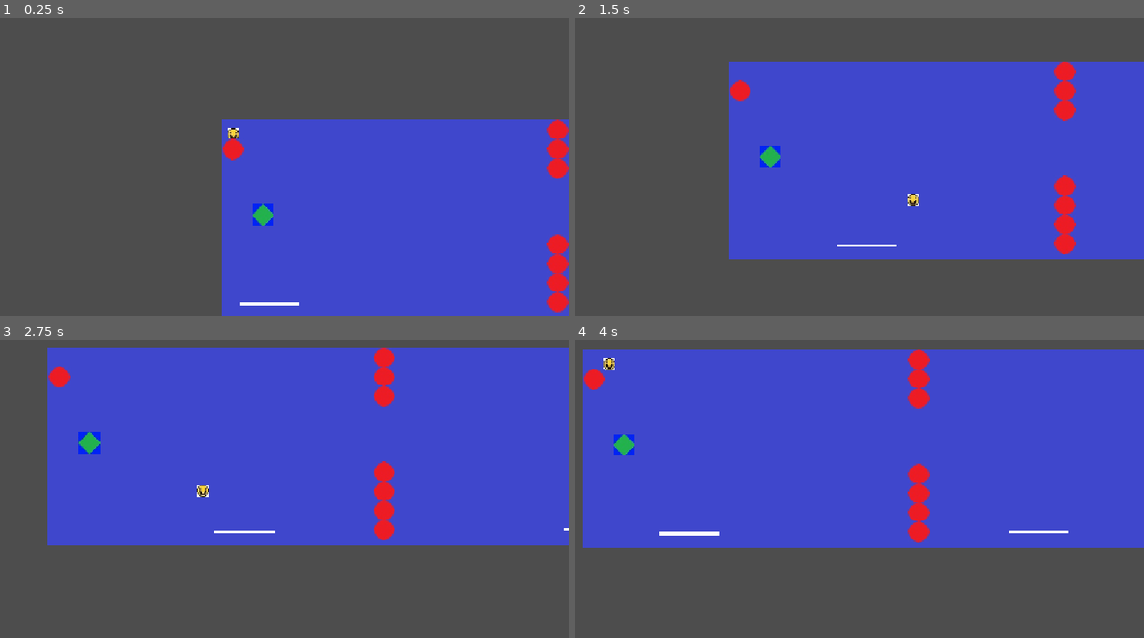
Above: before the commit, frames 1-4 (two rows, left to right).
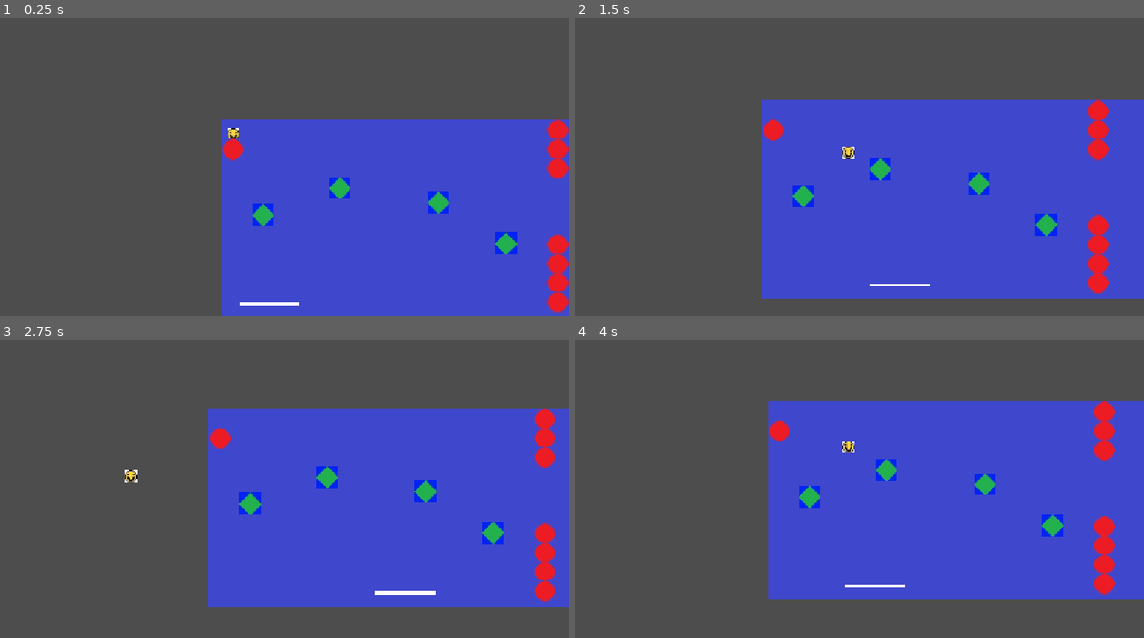
Above: after the commit, the same moments.

Repository: isobel-p/haven
Game: Godot game, scene res://game.tscn
Same seed, same stepped clock (60 frames per second), same inputs: the game is played once before the commit and once after it.
Inputs:
- Up to frame 1 (0.25 s): no input
- Up to frame 2 (1.5 s): hold Right (right) from 0.53 s (still down); tap Up (jump) at 0.77 s
- Up to frame 3 (2.75 s): tap Up (jump) at 1.52 s; release Right (right) at 2.03 s; hold Left (left) from 2.03 s (still down)
- Up to frame 4 (4 s): release Left (left) at 2.78 s; hold Right (right) from 2.78 s (still down); tap Up (jump) at 3.02, 3.77 s

The runs differ from the first frame. In frame 1, 0.8% of the frame differs, in the area x 57-91%, y 53-80%; in frame 2, 25%; in frame 3, 48%, in the area x 8-100%, y 2-90%; in frame 4, 48%.

Commit message:
More Spikes

Diff:
--- a/game.tscn
+++ b/game.tscn
@@ -46,6 +46,27 @@
 [node name="Spike" parent="." unique_id=812565973 instance=ExtResource("2_eow3j")]
 position = Vector2(67, 157)
 
+[node name="Spike2" parent="." unique_id=620202643 instance=ExtResource("2_eow3j")]
+position = Vector2(196, 112)
+
+[node name="Spike3" parent="." unique_id=1271988130 instance=ExtResource("2_eow3j")]
+position = Vector2(474, 205)
+
+[node name="Spike4" parent="." unique_id=912188688 instance=ExtResource("2_eow3j")]
+position = Vector2(361, 136)
+
+[node name="Spike5" parent="." unique_id=177676196 instance=ExtResource("2_eow3j")]
+position = Vector2(722, 272)
+
+[node name="Spike6" parent="." unique_id=1642012500 instance=ExtResource("2_eow3j")]
+position = Vector2(792, 142)
+
+[node name="Spike7" parent="." unique_id=339223932 instance=ExtResource("2_eow3j")]
+position = Vector2(900, 91)
+
+[node name="Spike8" parent="." unique_id=16542719 instance=ExtResource("2_eow3j")]
+position = Vector2(994, 227)
+
 [node name="Big Paddle" parent="." unique_id=1004621300 instance=ExtResource("2_ryrav")]
 position = Vector2(1, 304)
 
